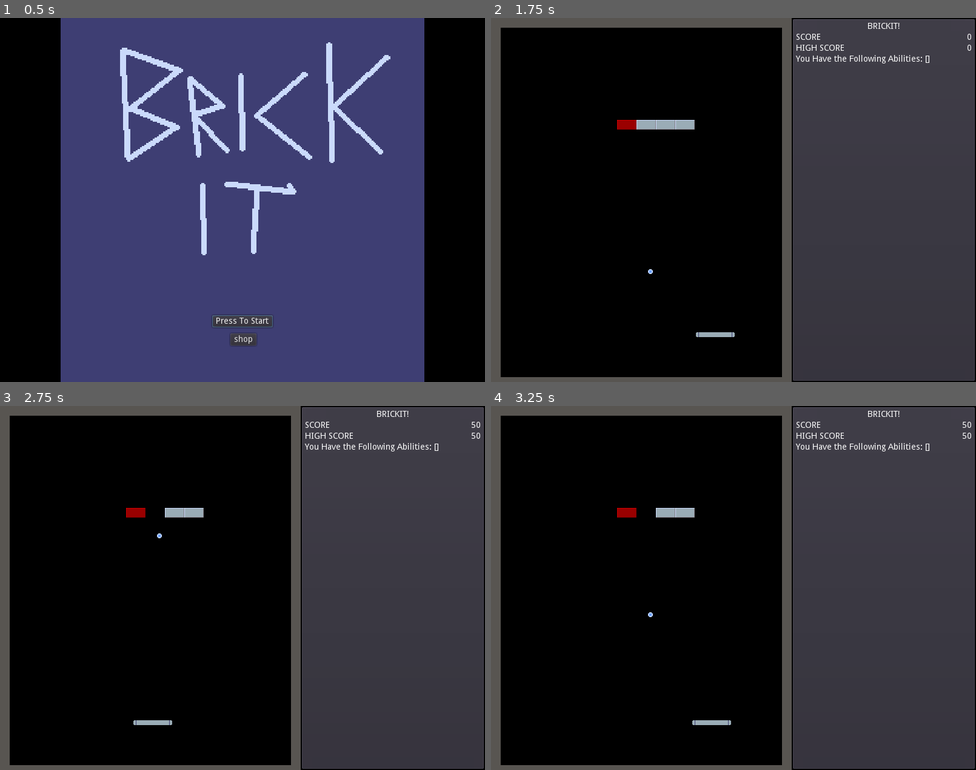
Above: before the commit, frames 1-4 (two rows, left to right).
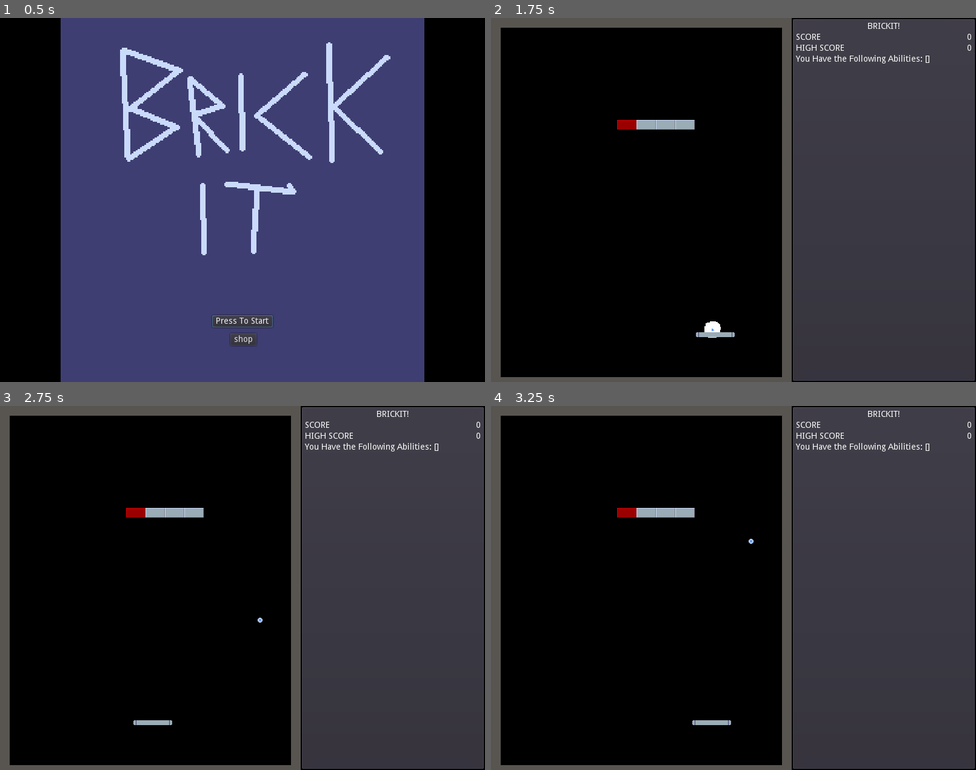
Above: after the commit, the same moments.

Repository: YeOldeDM/brickit
Game: Godot game, scene res://Title/Title.tscn
The game is run twice, just before and just after one commit, with the same random seed, the same clock (stepped at 60 frames per second) and the same inputs.
Inputs:
- Up to frame 1 (0.5 s): no input
- Up to frame 2 (1.75 s): click "Press To Start" at 0.5 s; tap Enter at 1.25 s; hold Right (ui_right) from 1.28 s (still down); tap Space (launch_ball) at 1.35 s
- Up to frame 3 (2.75 s): release Right (ui_right) at 2.03 s; hold Left (ui_left) from 2.03 s (still down); tap Space (launch_ball) at 2.1 s
- Up to frame 4 (3.25 s): release Left (ui_left) at 2.78 s; hold Right (ui_right) from 2.78 s (still down); tap Space (launch_ball) at 2.85 s

Frame 1 is identical in both runs. In frame 2, 0.1% of the frame differs, in the area x 32-48%, y 69-88%; in frame 3, 0.1%, in the area x 30-98%, y 4-60%; in frame 4, 0.1%.

Commit message:
added particles on ball dropped.
still needs camera shake

Diff:
--- a/PROJECT/Ball/Ball.gd
+++ b/PROJECT/Ball/Ball.gd
@@ -28,6 +28,8 @@
 	if motion:
 		if position.y >= 584: #if ball touches floor set its velocity to 0
 			velocity = Vector2(0,0)
+			$Particles2D.emitting = true
+			$ParticleTimer.start()
 		var col = motion.collider
 		if col: #bounce off of solids
 			velocity = velocity.bounce( motion.normal )
@@ -39,8 +41,6 @@
 #				print(def_x)
 				velocity.x = def_x
 
-
-#				velocity.x = x_diff * PADDLE_DEFLECT
 			# if we hit a brick
 			if col.is_in_group("brick"):
 				col.queue_free()
@@ -66,26 +66,6 @@
 	position.x = paddle_pos.x
 	position.y = paddle_pos.y - 8
 
-#func _on_Paddle_ll():
-#	velocity = Vector2(-150,-150)
-#	print("ll")
-#
-#func _on_Paddle_lr():
-#	velocity = Vector2(-75,-75)
-#	print("lr")
-#
-#func _on_Paddle_ml():
-#	velocity = Vector2(-32,-32)
-#	print("ml")
-#
-#func _on_Paddle_mr():
-#	velocity = Vector2(32,-32)
-#	print("mr")
-#
-#func _on_Paddle_rl():
-#	velocity = Vector2(75,-75)
-#	print("rl")
-#
-#func _on_Paddle_rr():
-#	velocity = Vector2(150,-150)
-#	print("rr")
+
+func _on_Particle_Timer_timeout():
+	$Particles2D.emitting = false
--- a/PROJECT/Ball/Ball.tscn
+++ b/PROJECT/Ball/Ball.tscn
@@ -8,11 +8,50 @@
 custom_solver_bias = 0.0
 radius = 4.12311
 
+[sub_resource type="ParticlesMaterial" id=2]
+
+render_priority = 0
+trail_divisor = 1
+emission_shape = 0
+flag_align_y = false
+flag_rotate_y = false
+flag_disable_z = true
+spread = 180.0
+flatness = 0.0
+gravity = Vector3( 0, 0, 0 )
+initial_velocity = 100.0
+initial_velocity_random = 0.0
+angular_velocity = 100.0
+angular_velocity_random = 1.0
+orbit_velocity = 0.0
+orbit_velocity_random = 0.0
+linear_accel = 0.0
+linear_accel_random = 0.0
+radial_accel = 0.0
+radial_accel_random = 0.0
+tangential_accel = 0.0
+tangential_accel_random = 0.0
+damping = 0.0
+damping_random = 0.0
+angle = 0.0
+angle_random = 0.0
+scale = 10.0
+scale_random = 0.0
+color = Color( 1, 1, 1, 1 )
+hue_variation = 0.0
+hue_variation_random = 0.0
+anim_speed = 0.0
+anim_speed_random = 0.0
+anim_offset = 0.0
+anim_offset_random = 0.0
+anim_loop = false
+_sections_unfolded = [ "Angular Velocity", "Emission Shape", "Gravity", "Initial Velocity", "Scale", "Spread" ]
+
 [node name="Ball" type="KinematicBody2D" index="0" groups=[
 "balls",
 ]]
 
-position = Vector2( 240, 400 )
+position = Vector2( 399.046, 302.301 )
 input_pickable = false
 collision_layer = 0
 collision_mask = 1
@@ -27,3 +66,34 @@
 [node name="CollisionShape2D" type="CollisionShape2D" parent="." index="1"]
 
 shape = SubResource( 1 )
+
+[node name="Particles2D" type="Particles2D" parent="." index="2"]
+
+emitting = false
+amount = 25
+lifetime = 0.3
+one_shot = true
+preprocess = 0.0
+speed_scale = 1.0
+explosiveness = 1.0
+randomness = 0.0
+fixed_fps = 0
+fract_delta = true
+visibility_rect = Rect2( -100, -100, 200, 200 )
+local_coords = true
+draw_order = 0
+process_material = SubResource( 2 )
+texture = null
+normal_map = null
+h_frames = 1
+v_frames = 1
+_sections_unfolded = [ "Process Material", "Time" ]
+
+[node name="ParticleTimer" type="Timer" parent="." index="3"]
+
+process_mode = 1
+wait_time = 0.3
+one_shot = true
+autostart = false
+
+[connection signal="timeout" from="ParticleTimer" to="." method="_on_Particle_Timer_timeout"]
--- /dev/null
+++ b/PROJECT/Camera2D.gd
@@ -0,0 +1 @@
+extends Camera2D
--- /dev/null
+++ b/PROJECT/Camera2D.tscn
@@ -0,0 +1,31 @@
+[gd_scene format=2]
+
+[node name="Camera2D" type="Camera2D"]
+
+offset = Vector2( 1, 1 )
+anchor_mode = 1
+rotating = false
+current = false
+zoom = Vector2( 1, 1 )
+limit_left = -10000000
+limit_top = -10000000
+limit_right = 10000000
+limit_bottom = 10000000
+limit_smoothed = false
+drag_margin_h_enabled = true
+drag_margin_v_enabled = true
+smoothing_enabled = false
+smoothing_speed = 5.0
+offset_v = 0.0
+offset_h = 0.0
+drag_margin_left = 0.2
+drag_margin_top = 0.2
+drag_margin_right = 0.2
+drag_margin_bottom = 0.2
+editor_draw_screen = true
+editor_draw_limits = false
+editor_draw_drag_margin = false
+_sections_unfolded = [ "Offset" ]
+__meta__ = {
+"_edit_group_": true
+}
--- a/PROJECT/Game/Game.tscn
+++ b/PROJECT/Game/Game.tscn
@@ -9,7 +9,7 @@
 [ext_resource path="res://Paddle/Paddle.tscn" type="PackedScene" id=7]
 [ext_resource path="res://Game/Pause Menu.gd" type="Script" id=8]
 
-[node name="Game" type="Control" index="0"]
+[node name="Game" type="Control"]
 
 anchor_left = 0.0
 anchor_top = 0.0
@@ -376,18 +376,6 @@
 
 [connection signal="get_paddle_pos" from="Field/Ball" to="Field/Paddle" method="_on_Ball_get_paddle_pos"]
 
-[connection signal="ll" from="Field/Paddle" to="Field/Ball" method="_on_Paddle_ll"]
-
-[connection signal="lr" from="Field/Paddle" to="Field/Ball" method="_on_Paddle_lr"]
-
-[connection signal="ml" from="Field/Paddle" to="Field/Ball" method="_on_Paddle_ml"]
-
-[connection signal="mr" from="Field/Paddle" to="Field/Ball" method="_on_Paddle_mr"]
-
-[connection signal="rl" from="Field/Paddle" to="Field/Ball" method="_on_Paddle_rl"]
-
-[connection signal="rr" from="Field/Paddle" to="Field/Ball" method="_on_Paddle_rr"]
-
 [connection signal="send_paddle_pos" from="Field/Paddle" to="Field/Ball" method="_on_Paddle_send_paddle_pos"]
 
 [connection signal="pressed" from="Field/Pause Menu/Panel/BTM" to="Field/Pause Menu" method="_on_BTM_pressed"]
--- a/PROJECT/Paddle/Paddle.gd
+++ b/PROJECT/Paddle/Paddle.gd
@@ -5,17 +5,9 @@
 var JOY_DEADZONE = 0.1
 
 signal send_paddle_pos()
-signal ll()
-signal lr()
-signal ml()
-signal mr()
-signal rl()
-signal rr()
-
 
 func _ready():
 	_y = position.y
-
 
 func _physics_process(delta):
 	var LEFT = Input.is_action_pressed("ui_left")
@@ -27,32 +19,6 @@
 		input = joy_x
 
 	var movement =  move_and_collide( Vector2( input*SPEED,0 )*delta )
-#	if	movement: # here im supposed to get through if there is a collider
-#		var col = movement.collider
-#		if col and col.is_in_group("balls"): #here if the collision is with the ball
-#			print("works")
-#			#from here on out  i check which section of the paddle the ball hit
-#			#there are six sections, the letter 'l' represents left, 'r' right and 'm' middle.
-#			#then it emits signals to ball, and there depending on which section was hit,
-#			#the ball gets different velocity vector to go in a different direction
-#			if movement.position.x > position.x - 24 and movement.position.x <= position.x - 16:
-#				emit_signal("ll")
-#
-#			elif movement.position.x > position.x - 16 and movement.position.x <= position.x - 8:
-#				emit_signal("lr")
-#
-#			elif movement.position.x > position.x - 8 and movement.position.x <= position.x:
-#				emit_signal("ml")
-#
-#			elif movement.position.x > position.x and movement.position.x <= position.x + 8:
-#				emit_signal("mr")
-#
-#			elif movement.position.x > position.x + 8 and movement.position.x <= position.x + 16:
-#				emit_signal("rl")
-#
-#			elif movement.position.x > position.x + 16 and movement.position.x <= position.x + 24:
-#				emit_signal("rr")
-
 
 	if position.y != _y:
 		position.y = _y
--- a/PROJECT/Paddle/Paddle.tscn
+++ b/PROJECT/Paddle/Paddle.tscn
@@ -3,7 +3,7 @@
 [ext_resource path="res://Paddle/Paddle.gd" type="Script" id=1]
 [ext_resource path="res://Assets/Gfx/paddle.png" type="Texture" id=2]
 
-[node name="Paddle" type="KinematicBody2D" index="0"]
+[node name="Paddle" type="KinematicBody2D"]
 
 input_pickable = false
 collision_layer = 1
Not shown: 1 places in PROJECT/Ball/Ball.tscn that only renumber resources
